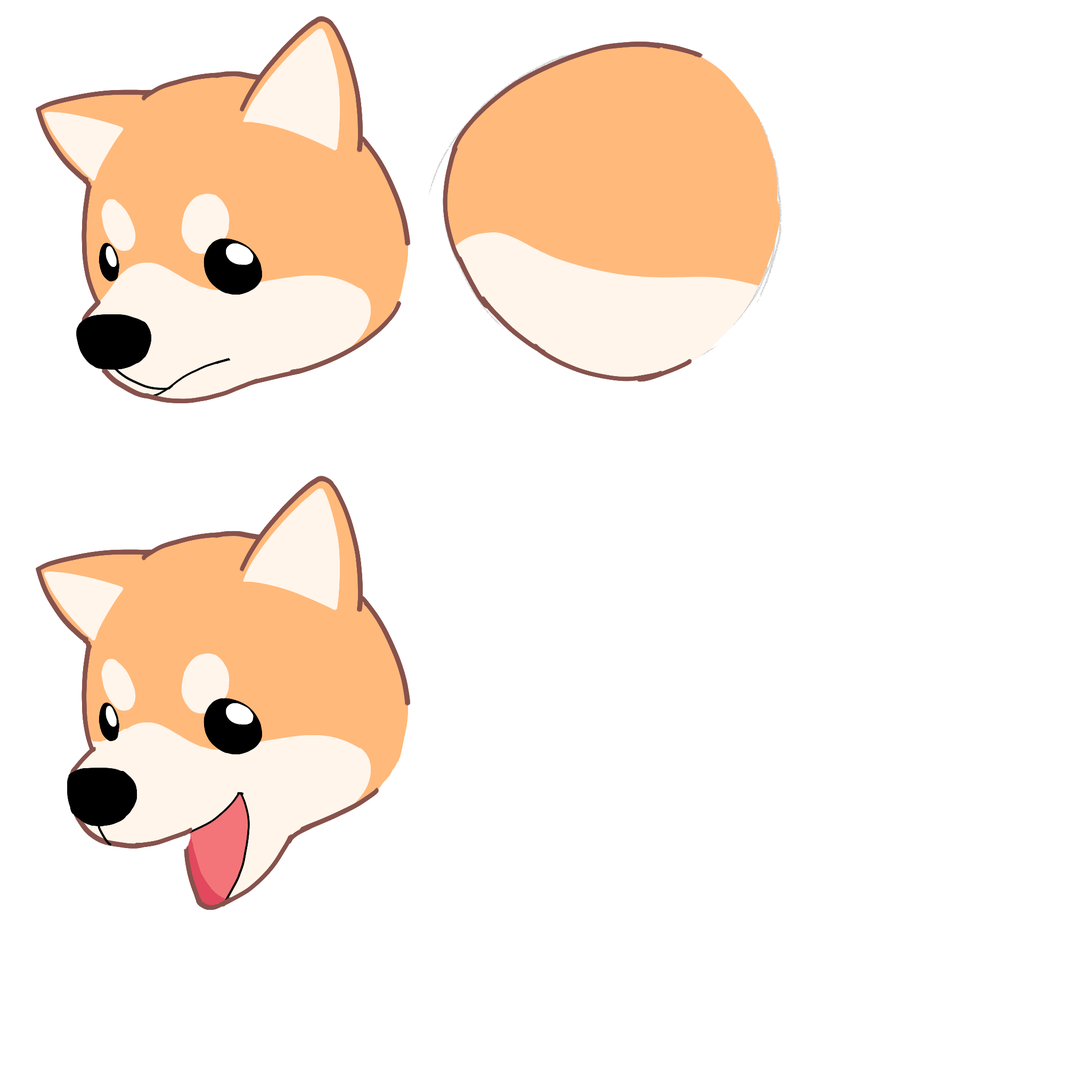
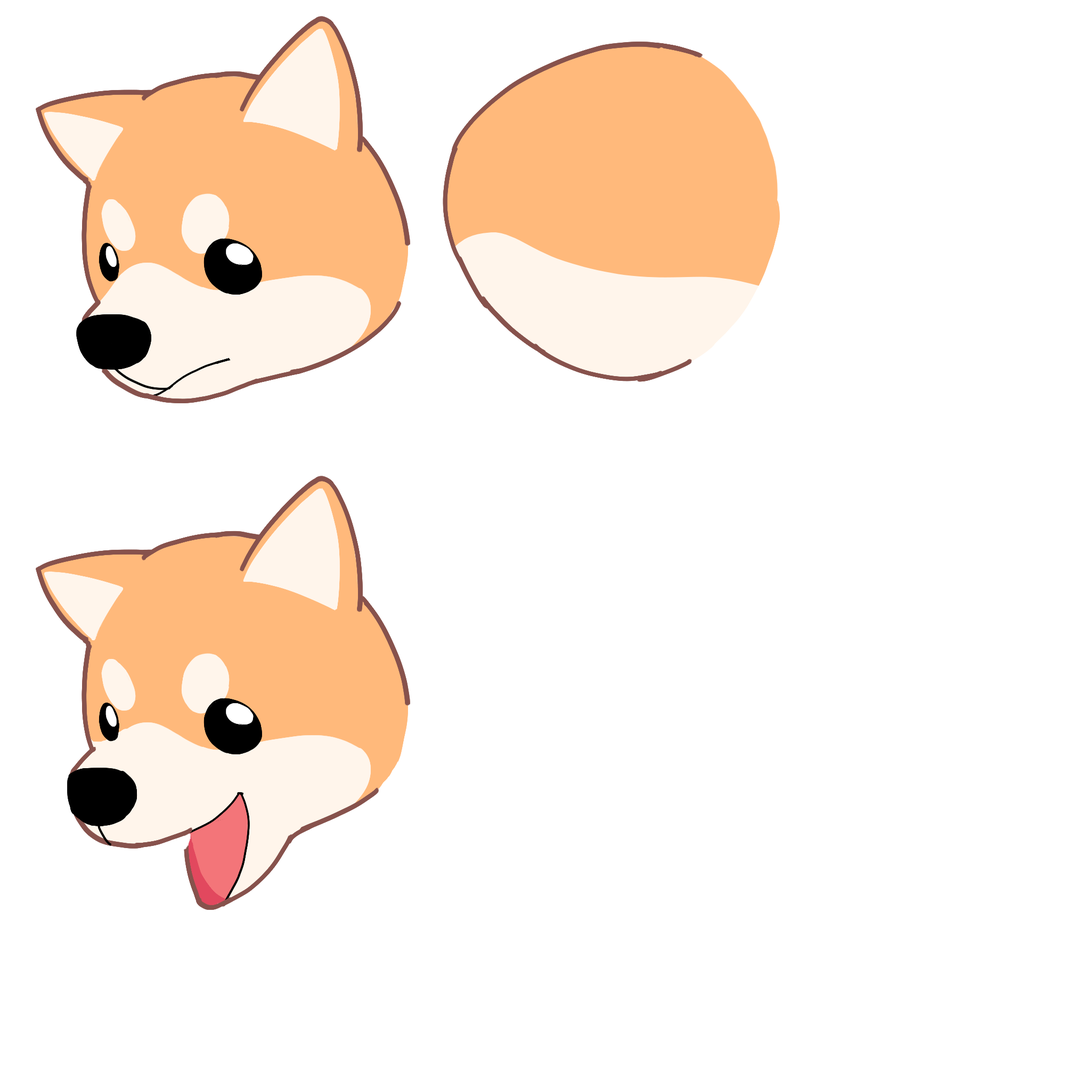
Two versions of the same layered image (1091×1091). Layer-by-layer changes:
hid "neck" (2nd of 2, in "rd" › "neck") over [427, 52, 783, 360]
